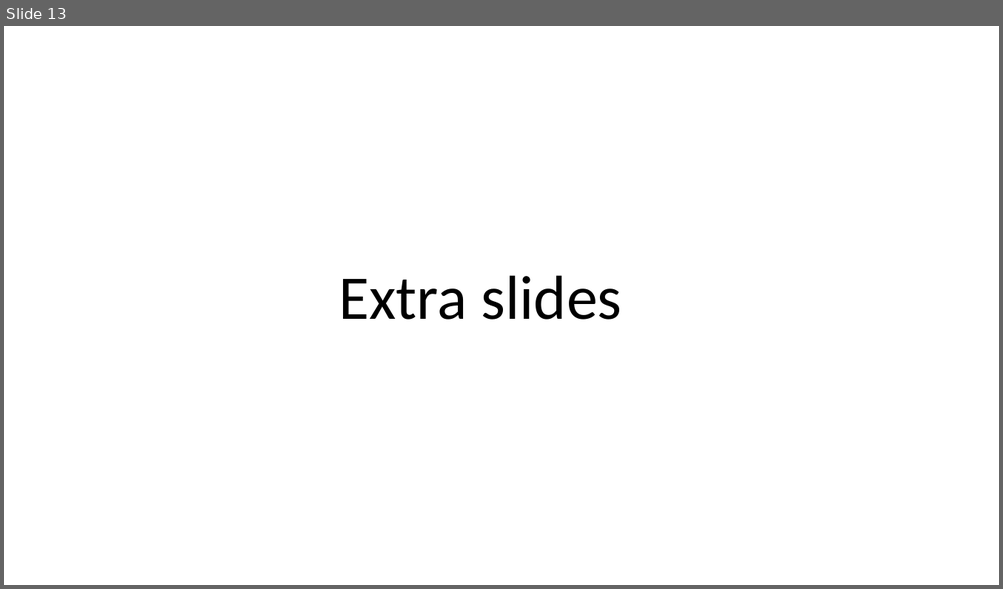
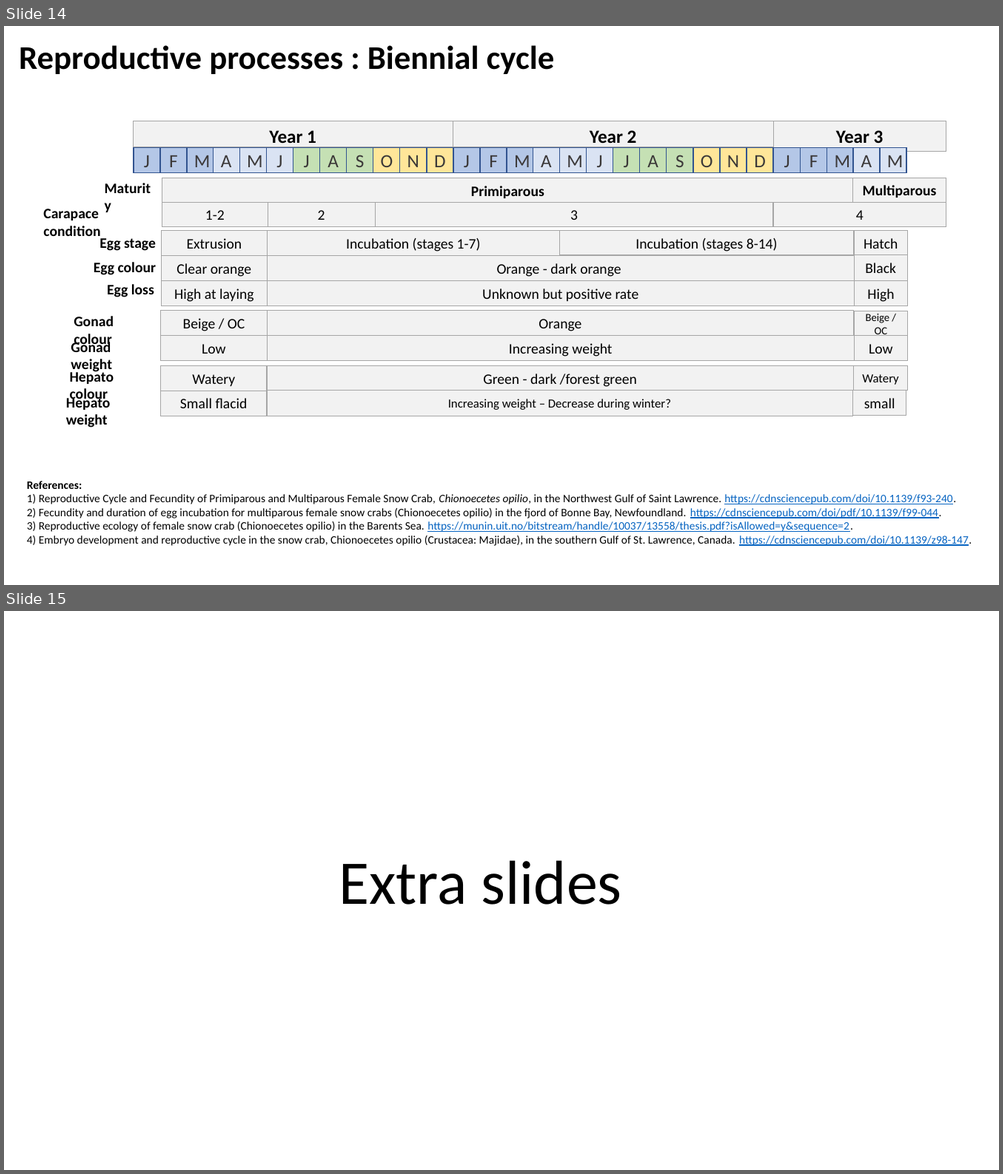
Before and after one commit to TobieSurette/snow-crab-fecundity, a slide deck: doc/Fecundity DAG.pptx. Shown one above the other, each under a label of ours: slide 13 before the commit, slides 14 and 15 after it. The pictures are 1003x589 and 1003x1174 pixels, drawn with LibreOffice and Linux fonts; fonts in the diff are those of the drawing. Boxes give left, top, right and bottom in pixels: in the first picture for what was removed or moved away, otherwise in the second. Text is boxed around its words. In the diff, an @@ line names an element or a change of style, - is before the commit and + after.

```diff
--- a/doc/Fecundity DAG.pptx
+++ b/doc/Fecundity DAG.pptx
@@ slide 14 added at [4,26,999,585], background #FFFFFF @@
@@ title added at [19,45,555,74], 32 pt, text #000000, bold @@
+Reproductive processes : Biennial cycle
@@ group added at [43,121,946,428]: 60 rectangles, 9 texts @@
+Year 1
+Year 2
+J
+F
+M
+A
+M
+J
+J
+A
+S
+O
+N
+D
+J
+F
+M
+A
+M
+J
+J
+A
+S
+O
+N
+D
+Year 3
+J
+F
+M
+A
+M
+Carapace condition
+1-2
+2
+3
+Primiparous
+Multiparous
+Maturity
+4
+Extrusion
+Egg stage
+Incubation (stages 1-7)
+Egg colour
+Clear orange
+Orange - dark orange
+Egg loss
+High at laying
+Unknown but positive rate
+Incubation (stages 8-14)
+Hatch
+Black
+High
+Gonad colour
+Beige / OC
+Orange
+Low
+Increasing weight
+Gonad weight
+Beige / OC
+Low
+Hepato colour
+Watery
+Green - dark /forest green
+Small flacid
+Increasing weight – Decrease during winter?
+Hepato weight
+Watery
+small
@@ text added at [27,481,971,546], 11 pt, text #000000 @@
+References:
+1) Reproductive Cycle and Fecundity of Primiparous and Multiparous Female Snow Crab, Chionoecetes opilio, in the Northwest Gulf of Saint Lawrence. https://cdnsciencepub.com/doi/10.1139/f93-240.
+2) Fecundity and duration of egg incubation for multiparous female snow crabs (Chionoecetes opilio) in the fjord of Bonne Bay, Newfoundland. https://cdnsciencepub.com/doi/pdf/10.1139/f99-044.
+3) Reproductive ecology of female snow crab (Chionoecetes opilio) in the Barents Sea. https://munin.uit.no/bitstream/handle/10037/13558/thesis.pdf?isAllowed=y&sequence=2.
+4) Embryo development and reproductive cycle in the snow crab, Chionoecetes opilio (Crustacea: Majidae), in the southern Gulf of St. Lawrence, Canada. https://cdnsciencepub.com/doi/10.1139/z98-147.
@@ what was slide 13 is now slide 15 @@
```
Also in this commit, not shown: 2 slides changed, 1 other slide added, 19 other files.
